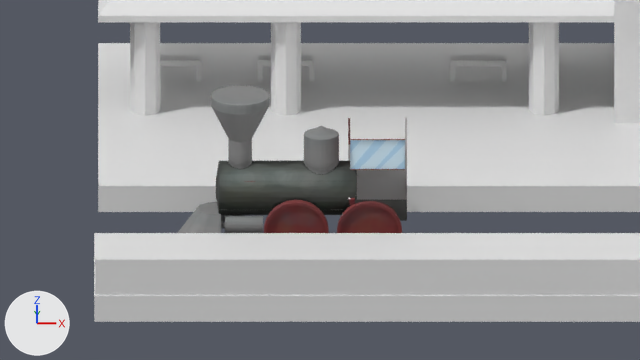
One commit to the Blender file assets/Stop.blend: the scene before it, then after it.
Before and after are seen from the file's camera 'Camera'. Arrows for +X, +Y and +Z are at lower left; the lights stay in place.

In view in the first picture: 'AntiCaboose', 'Bench.002', 'Building', 'Fence', 'Pillars', 'Platform', 'PlatformForeground', 'Roof'.
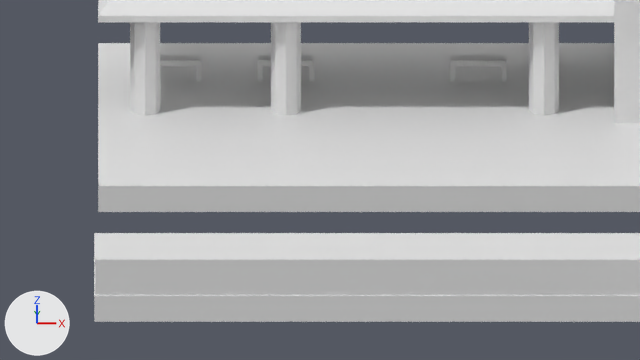
Where the change shows, as pixel boxes (x1, y1, x2, y2) in the pictures (640 x 360 px):
'AntiCaboose', hidden: before (178, 85, 407, 233)

Patch to the scene script:
```diff
--- a/assets/Stop.blend.py
+++ b/assets/Stop.blend.py
@@ ob_anticaboose @@
 ob_anticaboose.scale = (0.72, 0.72, 1.0)
+ob_anticaboose.hide_render = True
```
